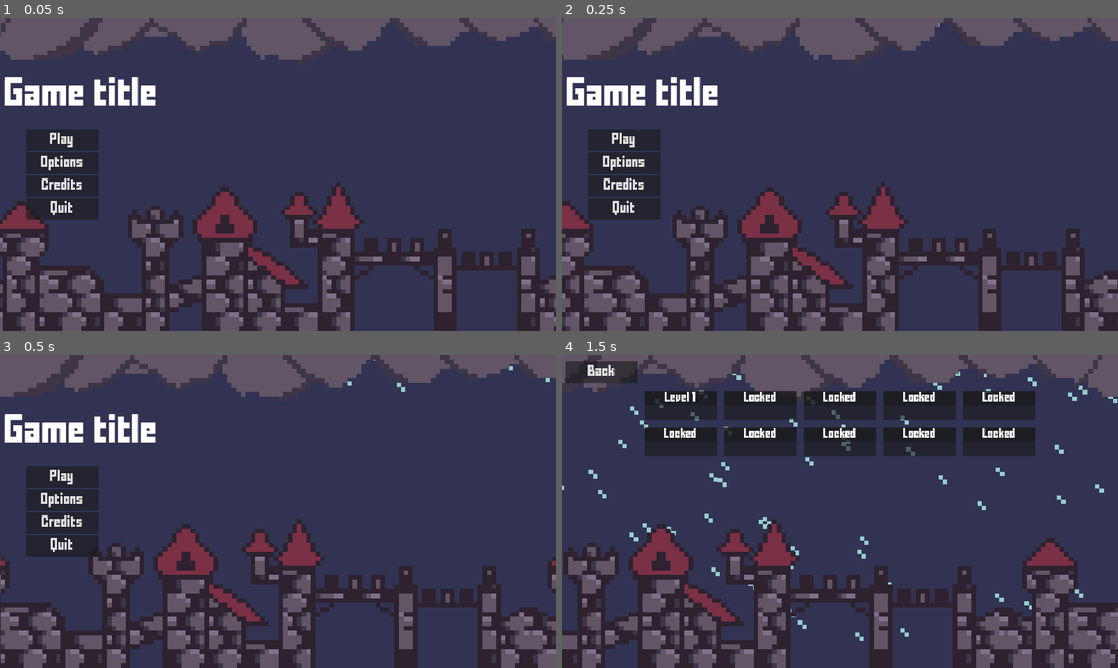
Above: before the commit, frames 1-4 (two rows, left to right).
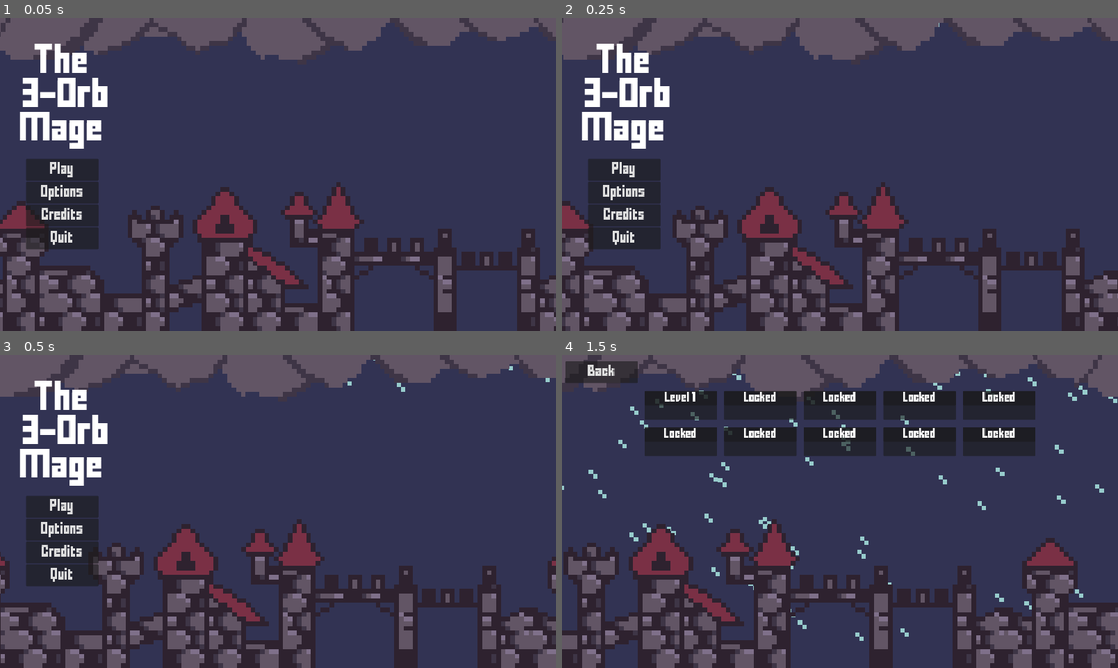
Above: after the commit, the same moments.

Repository: lolo111channel/GodocikJam
Game: Godot game, scene res://Levels/main_menu.tscn
The game is run twice, just before and just after one commit, with the same random seed, the same clock (stepped at 60 frames per second) and the same inputs.
Inputs (mouse positions are in pixels of both pictures, inside the frame that each line leads up to):
- Up to frame 1 (0.05 s): no input
- Up to frame 2 (0.25 s): no input
- Up to frame 3 (0.5 s): no input
- Up to frame 4 (1.5 s): click "Play" at 0.5 s; move the mouse to (962, 495) at 1.27 s; click (962, 495) at 1.35 s

The runs differ from the first frame. In frame 1, 5.5% of the frame differs, in the area x 0-28%, y 8-74%; in frame 2, 5.6%; in frame 3, 5.6%; in frame 4, nothing differs.

Commit message:
Update main_menu.tscn

Diff:
--- a/Levels/main_menu.tscn
+++ b/Levels/main_menu.tscn
@@ -187,14 +187,16 @@
 
 [node name="GameTitle" type="Label" parent="CanvasLayer/MainMenu"]
 layout_mode = 0
-offset_left = 17.0
-offset_top = 177.0
-offset_right = 440.0
-offset_bottom = 359.0
+offset_left = 4.0
+offset_top = 97.0
+offset_right = 427.0
+offset_bottom = 436.0
 theme_override_font_sizes/font_size = 80
-text = "Game title"
+text = "The
+ 3-Orb Mage"
 horizontal_alignment = 1
 vertical_alignment = 1
+autowrap_mode = 2
 
 [node name="Buttons" type="CenterContainer" parent="CanvasLayer/MainMenu"]
 layout_mode = 1
@@ -205,6 +207,10 @@
 grow_vertical = 2
 
 [node name="Grid" type="GridContainer" parent="CanvasLayer/MainMenu/Buttons"]
+layout_mode = 2
+
+[node name="Control" type="Control" parent="CanvasLayer/MainMenu/Buttons/Grid"]
+custom_minimum_size = Vector2(0, 200)
 layout_mode = 2
 
 [node name="Play" type="Button" parent="CanvasLayer/MainMenu/Buttons/Grid"]
